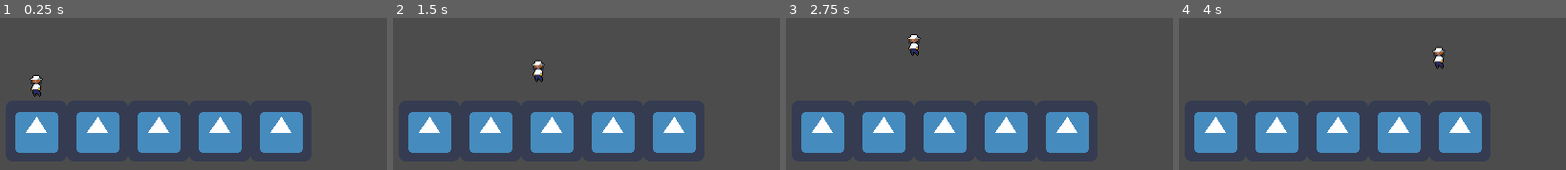
Above: before the commit, frames 1-4 (left to right).
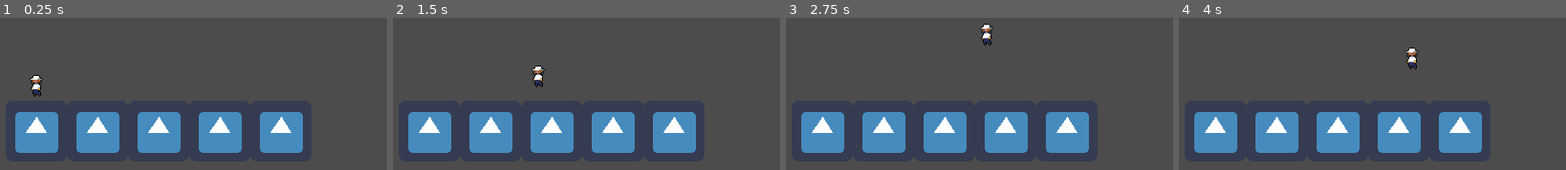
Above: after the commit, the same moments.

Repository: HollowTube/BeeGame
Game: Godot game, scene res://World.tscn
Two runs of this game, one before a commit and one after it. Both use one fixed random seed, a clock stepped at 60 frames per second and the inputs below. The engine's default icon, where the game draws it, is replaced by a stand-in: a white triangle on a blue panel in a dark square.
Inputs:
- Up to frame 1 (0.25 s): no input
- Up to frame 2 (1.5 s): tap Enter at 0.5 s; hold Up (ui_up) 0.53-1.28 s; hold Right (ui_right) from 0.53 s (still down); tap Up (ui_up) at 1.35 s
- Up to frame 3 (2.75 s): tap Up (ui_up) at 1.52, 1.82 s; release Right (ui_right) at 2.03 s; hold Left (ui_left) from 2.03 s (still down); hold Up (ui_up) from 2.03 s (still down)
- Up to frame 4 (4 s): release Left (ui_left) at 2.78 s; release Up (ui_up) at 2.78 s; hold Right (ui_right) from 2.78 s (still down); tap Up (ui_up) at 2.85, 3.02, 3.32 s; hold Up (ui_up) from 3.53 s (still down)

The runs differ from the first frame. In frame 2, 0.4% of the frame differs, in the area x 35-40%, y 27-46%; in frame 3, 0.7%; in frame 4, 0.7%, in the area x 58-69%, y 18-34%.

Commit message:
updated player movement

Diff:
--- a/Player.gd
+++ b/Player.gd
@@ -5,19 +5,22 @@
 
 func _physics_process(delta):
 
-	motion.y += 8
-
-	if Input.is_action_pressed("ui_right"):
-		motion.x = 120
-	elif Input.is_action_pressed("ui_left"):
-		motion.x = -120
-	else:
-		motion.x = 0
-
 	if is_on_floor():
 
 		if Input.is_action_pressed("ui_up"):
-			motion.y = -200
+			motion.y = -250
+
+		if Input.is_action_pressed("ui_right"):
+			motion.x = 120
+		elif Input.is_action_pressed("ui_left"):
+			motion.x = -120
+		else:
+			motion.x = 0
+	else:
+		if Input.is_action_pressed("ui_up"):
+			motion.y = clamp(motion.y + 10, -250, 250)
+		else:
+			motion.y = clamp(motion.y + 10, -100, 250)
 
 
 	motion = move_and_slide(motion, UP)
